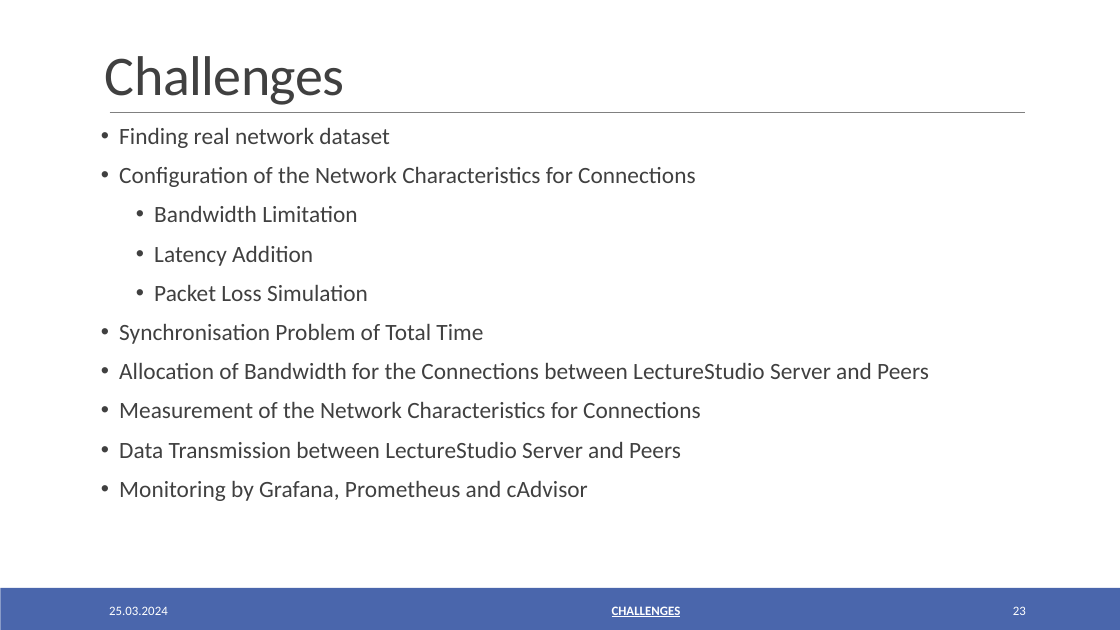
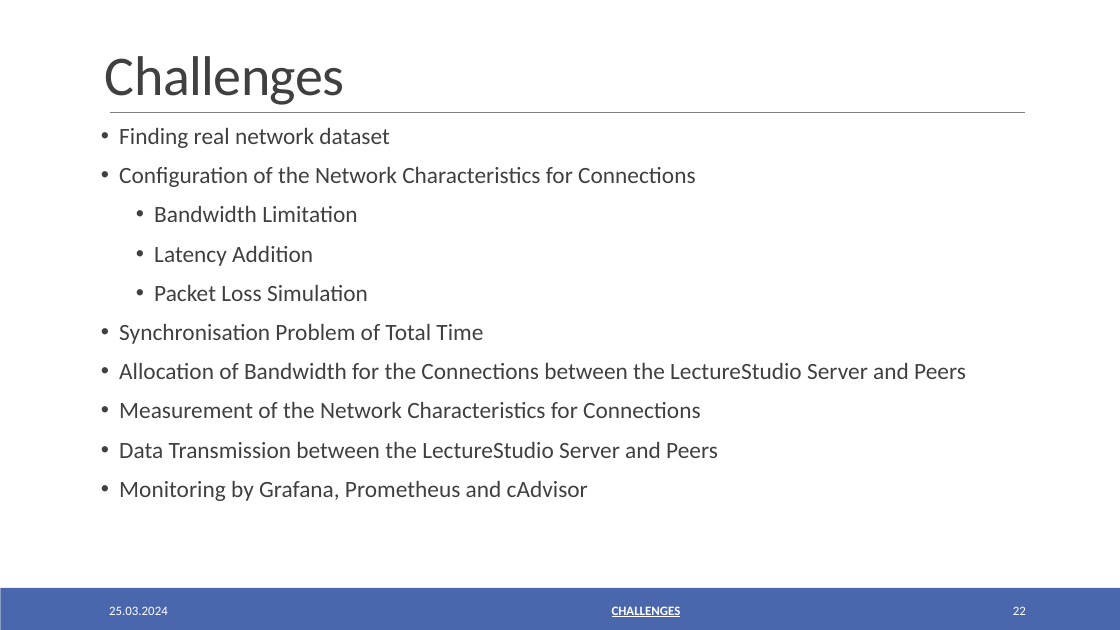
Before and after one commit to oezcankaraca/abschlussvortrag, a slide deck: slide 22 of Abschlussvortrag.pptx (slide 23 before the commit). Drawn at 1120x630 pixels with LibreOffice and Linux fonts; fonts in the diff are those of the drawing. Boxes give left, top, right and bottom in pixels: in the first picture for what was removed or moved away, otherwise in the second. Text is boxed around its words. In the diff, an @@ line names an element or a change of style, - is before the commit and + after.

```diff
--- a/Abschlussvortrag.pptx
+++ b/Abschlussvortrag.pptx
@@ text at <box>119,363,966,379</box>: text changed @@
-• Allocation of Bandwidth for the Connections between LectureStudio Server and Peers
+• Allocation of Bandwidth for the Connections between the LectureStudio Server and Peers
@@ text at <box>119,442,718,458</box>: text changed @@
-• Data Transmission between LectureStudio Server and Peers
+• Data Transmission between the LectureStudio Server and Peers
```
Also in this commit, not shown: 14 other slides changed, 1 slide removed, 3 other files.
